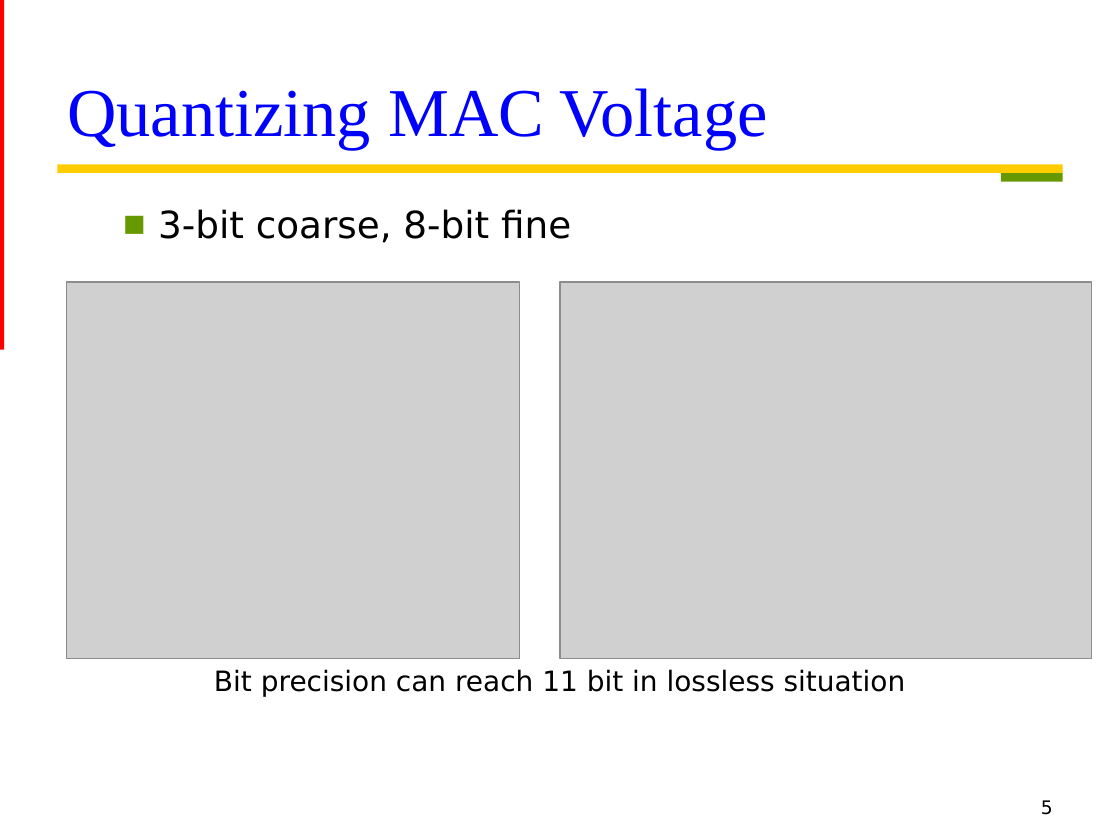
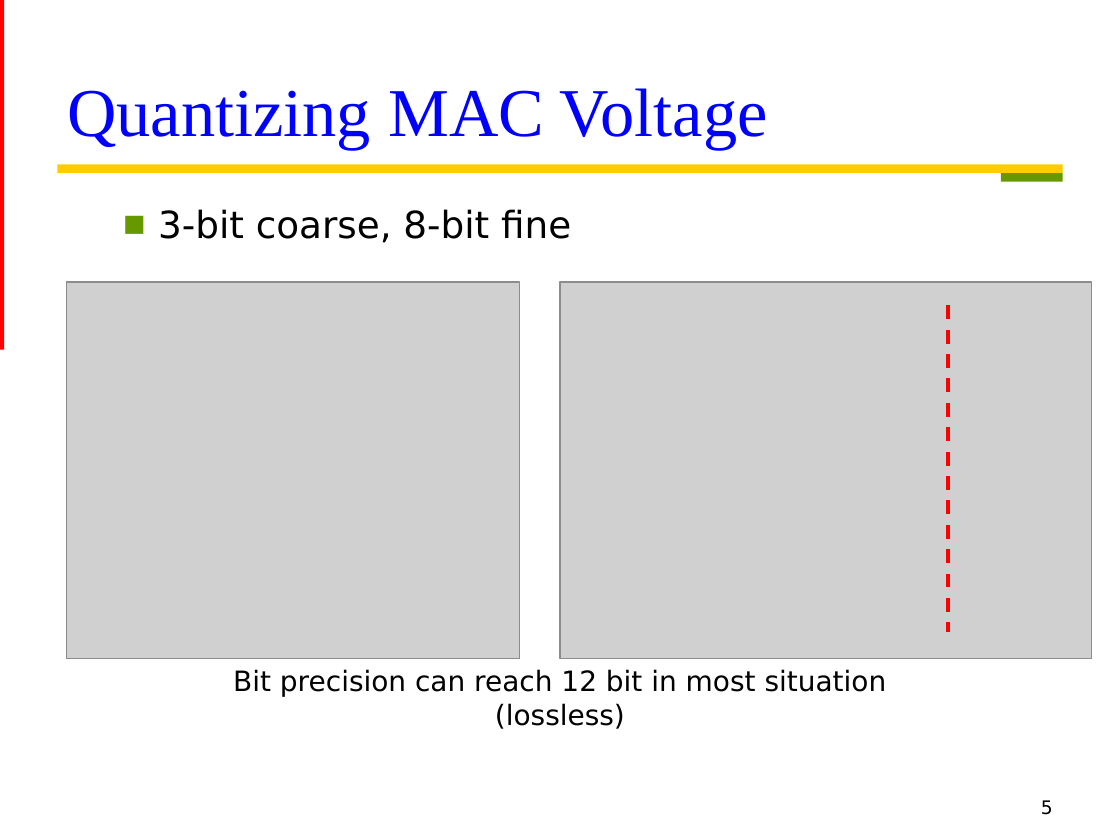
Before and after one commit to Oniontow/TTLiu_Project, a slide deck: slide 5 of dgcq/ppt.pptx. Drawn at 1120x840 pixels with LibreOffice and Linux fonts; fonts in the diff are those of the drawing; grey boxes stand for pictures. Boxes give left, top, right and bottom in pixels: in the first picture for what was removed or moved away, otherwise in the second. Text is boxed around its words. In the diff, an @@ line names an element or a change of style, - is before the commit and + after.

Commit message:
PPT

```diff
--- a/dgcq/ppt.pptx
+++ b/dgcq/ppt.pptx
@@ line added from (948, 306) to (948, 632), #FF0000 2.25 pt dashed @@
@@ text at bbox=[233, 669, 887, 729]: text changed @@
-Bit precision can reach 11 bit in lossless situation
+Bit precision can reach 12 bit in most situation (lossless)
```
Also in this commit, not shown: 7 other slides changed.
